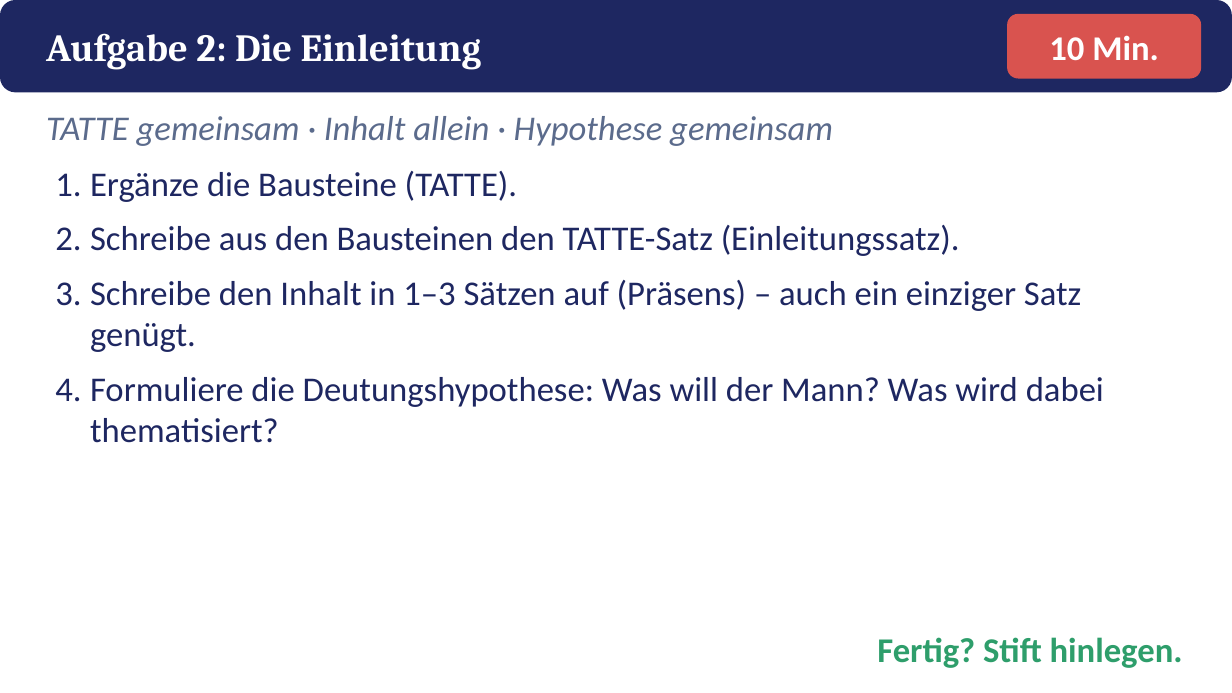
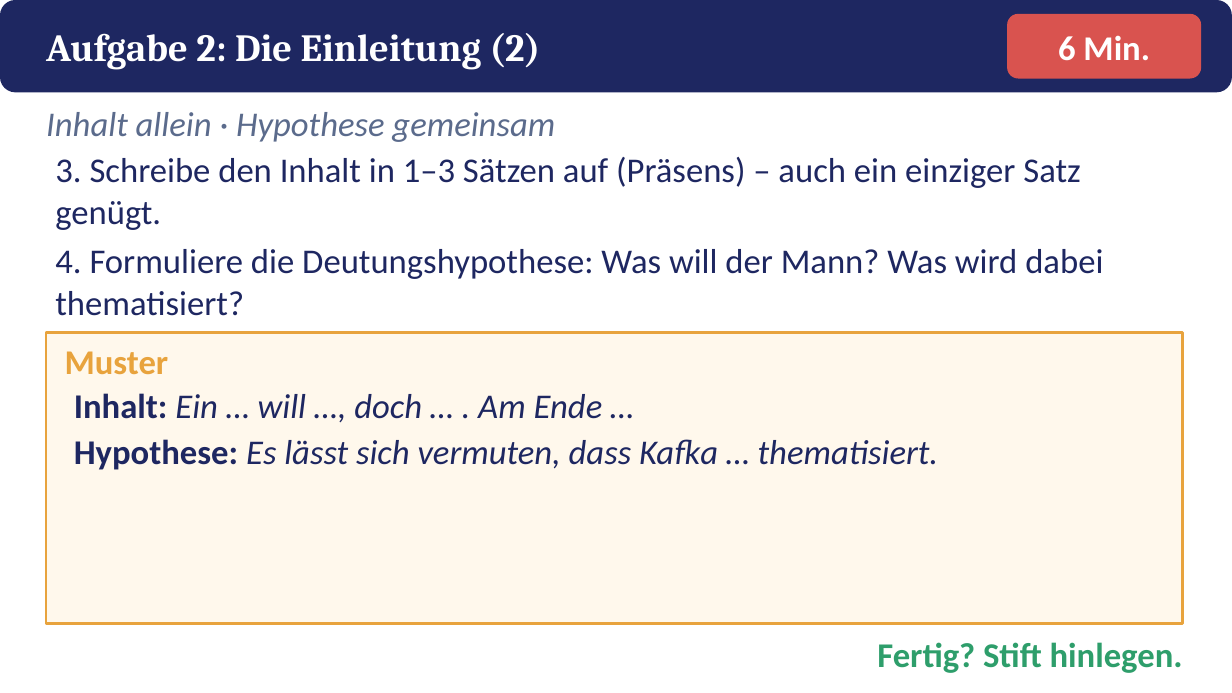
Before and after one commit to golzkonstantin-gif/Schule, a slide deck: slide 8 of Deutsch_11/Kafka_Vor_dem_Gesetz/Macht_Ohnmacht/Praesentation_Macht_Ohnmacht.pptx (slide 7 before the commit). Drawn at 1232x693 pixels with LibreOffice and Linux fonts; fonts in the diff are those of the drawing. Boxes give left, top, right and bottom in pixels: in the first picture for what was removed or moved away, otherwise in the second. Text is boxed around its words. In the diff, an @@ line names an element or a change of style, - is before the commit and + after.

```diff
--- a/Deutsch_11/Kafka_Vor_dem_Gesetz/Macht_Ohnmacht/Praesentation_Macht_Ohnmacht.pptx
+++ b/Deutsch_11/Kafka_Vor_dem_Gesetz/Macht_Ohnmacht/Praesentation_Macht_Ohnmacht.pptx
@@ text at bbox=[46, 33, 541, 70]: text changed @@
-Aufgabe 2: Die Einleitung
+Aufgabe 2: Die Einleitung (2)
@@ text at bbox=[1058, 35, 1150, 60]: text changed @@
-10 Min.
+6 Min.
@@ text at bbox=[46, 112, 555, 142]: text changed @@
-TATTE gemeinsam · Inhalt allein · Hypothese gemeinsam
+Inhalt allein · Hypothese gemeinsam
@@ text at bbox=[55, 157, 1103, 316]: text changed @@
-1. Ergänze die Bausteine (TATTE).
-2. Schreibe aus den Bausteinen den TATTE-Satz (Einleitungssatz).
-3. Schreibe den Inhalt in 1–3 Sätzen auf (Präsens) – auch ein einziger Satz genügt.
-4. Formuliere die Deutungshypothese: Was will der Mann? Was wird dabei thematisiert?
+3. Schreibe den Inhalt in 1–3 Sätzen auf (Präsens) – auch ein einziger Satz genügt.
+4. Formuliere die Deutungshypothese: Was will der Mann? Was wird dabei thematisiert?
@@ rectangle added at bbox=[46, 333, 1183, 624], fill #FFF8EC, outline #E8A33D 2 pt @@
@@ text added at bbox=[65, 351, 169, 374], 27 pt, text #E8A33D, bold @@
+Muster
@@ text added at bbox=[74, 393, 939, 470], 27 pt, text #1E2761, italic @@
+Inhalt: Ein … will …, doch … . Am Ende …
+Hypothese: Es lässt sich vermuten, dass Kafka … thematisiert.
@@ text "Fertig? Stift hinlegen.": place and size @@
-text "Fertig? Stift hinlegen." at bbox=[877, 637, 1183, 668]
+text "Fertig? Stift hinlegen." at bbox=[877, 642, 1183, 673]
```
Also in this commit, not shown: 4 other slides changed, 1 slide added, 1 slide removed, 6 other files.
